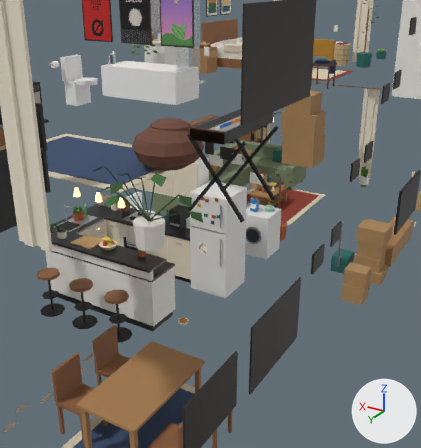
The glTF model art/models/home/shenton/shenton_interior.glb, before and after one commit.
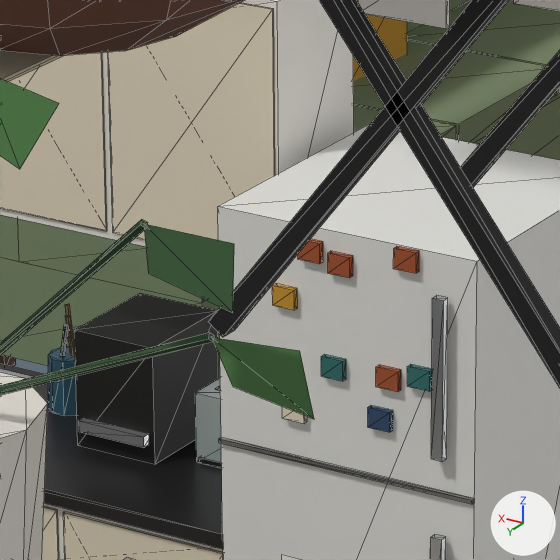
Old and new are each drawn from a 50 mm camera at (-2.1, 14.93, 5.26) aimed at (2.66, 6.99, 1.29) and again close up on the part from 38% to 57% of the width and 36% to 54% of the height. Arrows for +X, +Y and +Z are at lower right; the lights stay in place. The last two pictures show the newer version. The close-ups show mesh edges as thin lines. Vertices at exactly the same position are counted once.

Names of what the first close-up shows: 'Beanbag', 'CoffeeMachine', 'Dress_Toaster', 'Dress_UtensilCrock', 'Fridge-col', 'Gallery', 'KeyboardStand-col', 'Kitchen_Back-col', 'Plant_Bed2', 'Rug_Studio', 'Sofa-col' and 1 more.
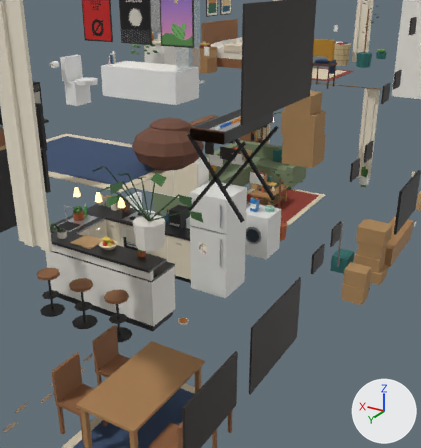
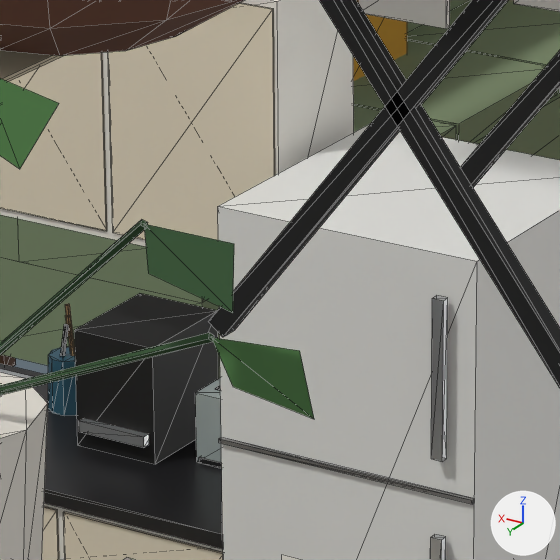
The change, as a list of edits to the scene's bpy script:
```text
Change me_fridge_col:
    used by ob_fridge_col; location = (0.0, 0.0, 0.0)
    remove me_fridge_col.from_pydata(...)  # 104 vertices, 156 faces; spans x 2.15..2.85, y 6.65..7.38, z 0.15..1.95
    add me_fridge_col.from_pydata(...)  # 32 vertices, 48 faces; spans x 2.15..2.85, y 6.65..7.38, z 0.15..1.95
    me_fridge_col part 1: 9 loose pieces with 72 vertices, spanning x 2.26..2.69, y 7.35..7.36, z 1.46..1.95, are deleted
    remove me_fridge_col.materials.append(mat_f_teal)  # dark cyan #2f6f6c
    remove me_fridge_col.materials.append(mat_f_mustard)  # orange #c8952e
    remove me_fridge_col.materials.append(mat_f_rust)  # brown #a5532e
    remove me_fridge_col.materials.append(mat_f_book2)  # dark blue #2f4a6a
    remove me_fridge_col.materials.append(mat_f_cream)  # pale yellow #e7dcc4
```

Where the change shows, as pixel boxes [x1, y1, x2, y2] in the close-ups (560 x 560 px):
part 1 of me_fridge_col, deleted: before [272, 239, 432, 432]
